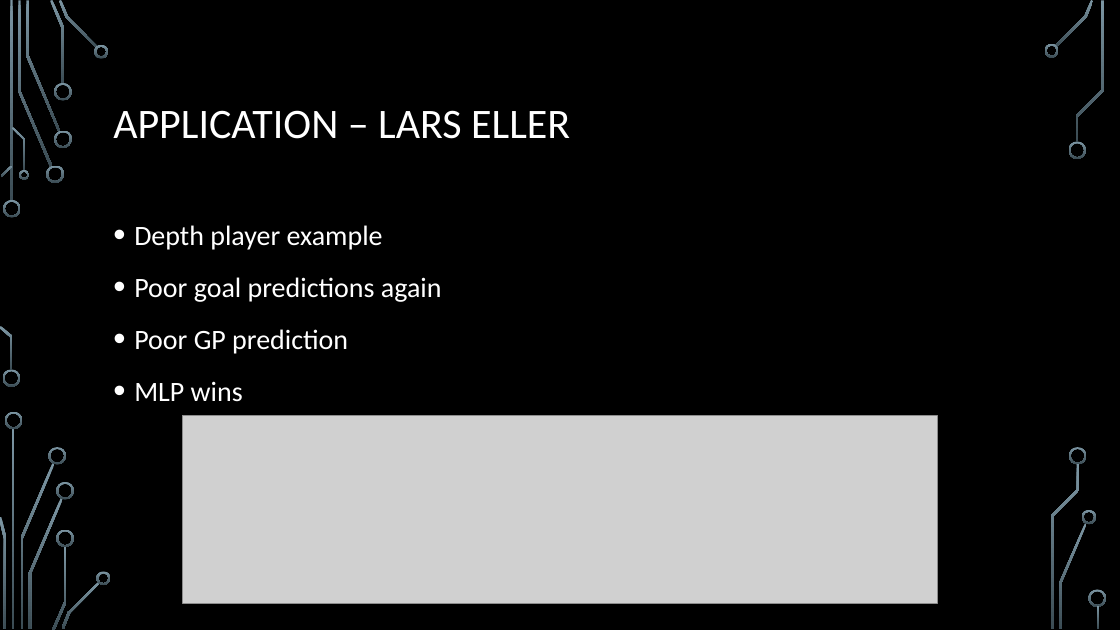
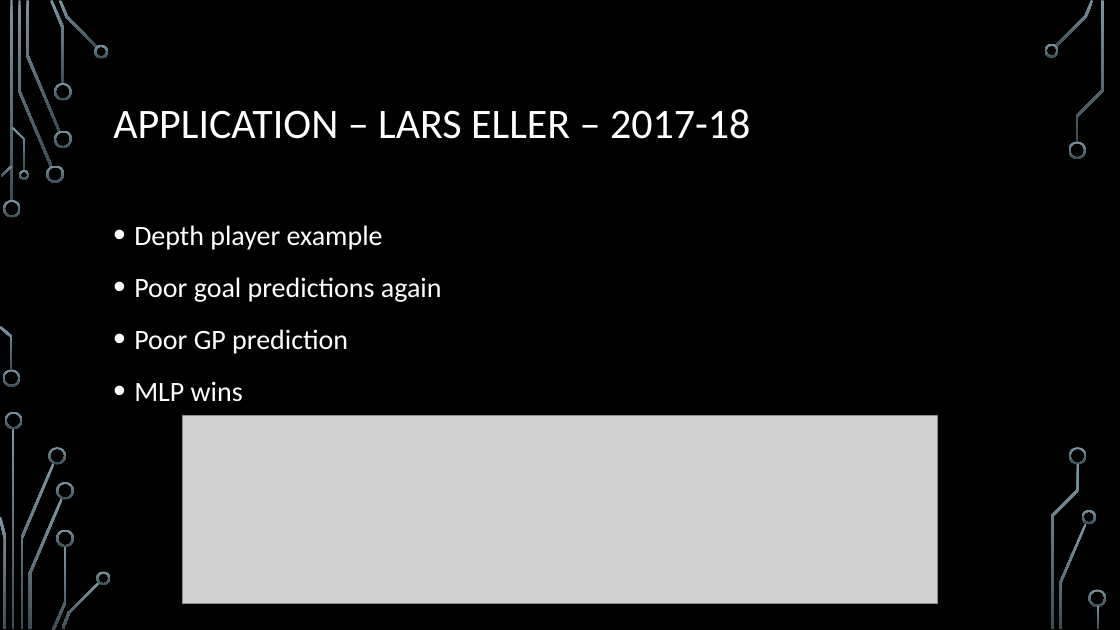
Before and after one commit to TreeLeef/nhl-performance-forecasting, a slide deck: slide 10 of Presentation.pptx. Drawn at 1120x630 pixels with LibreOffice and Linux fonts; fonts in the diff are those of the drawing; grey boxes stand for pictures; background and template pictures are left out. Boxes give left, top, right and bottom in pixels: in the first picture for what was removed or moved away, otherwise in the second. Text is boxed around its words. In the diff, an @@ line names an element or a change of style, - is before the commit and + after.

```diff
--- a/Presentation.pptx
+++ b/Presentation.pptx
@@ title at box(113, 109, 750, 139): text changed @@
-APPLICATION – LARS ELLER
+APPLICATION – LARS ELLER – 2017-18
```
Also in this commit, not shown: 6 other slides changed, 2 other files.
